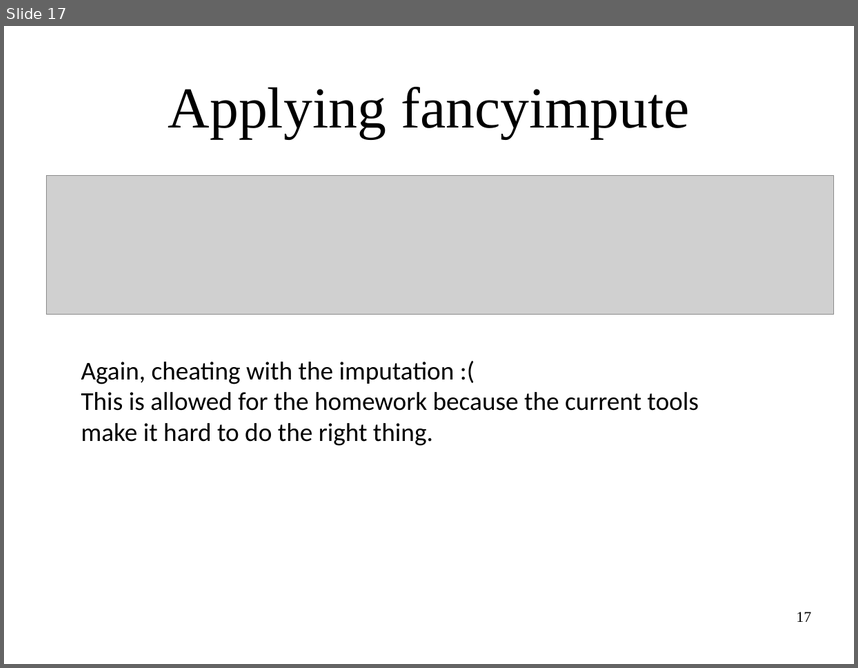
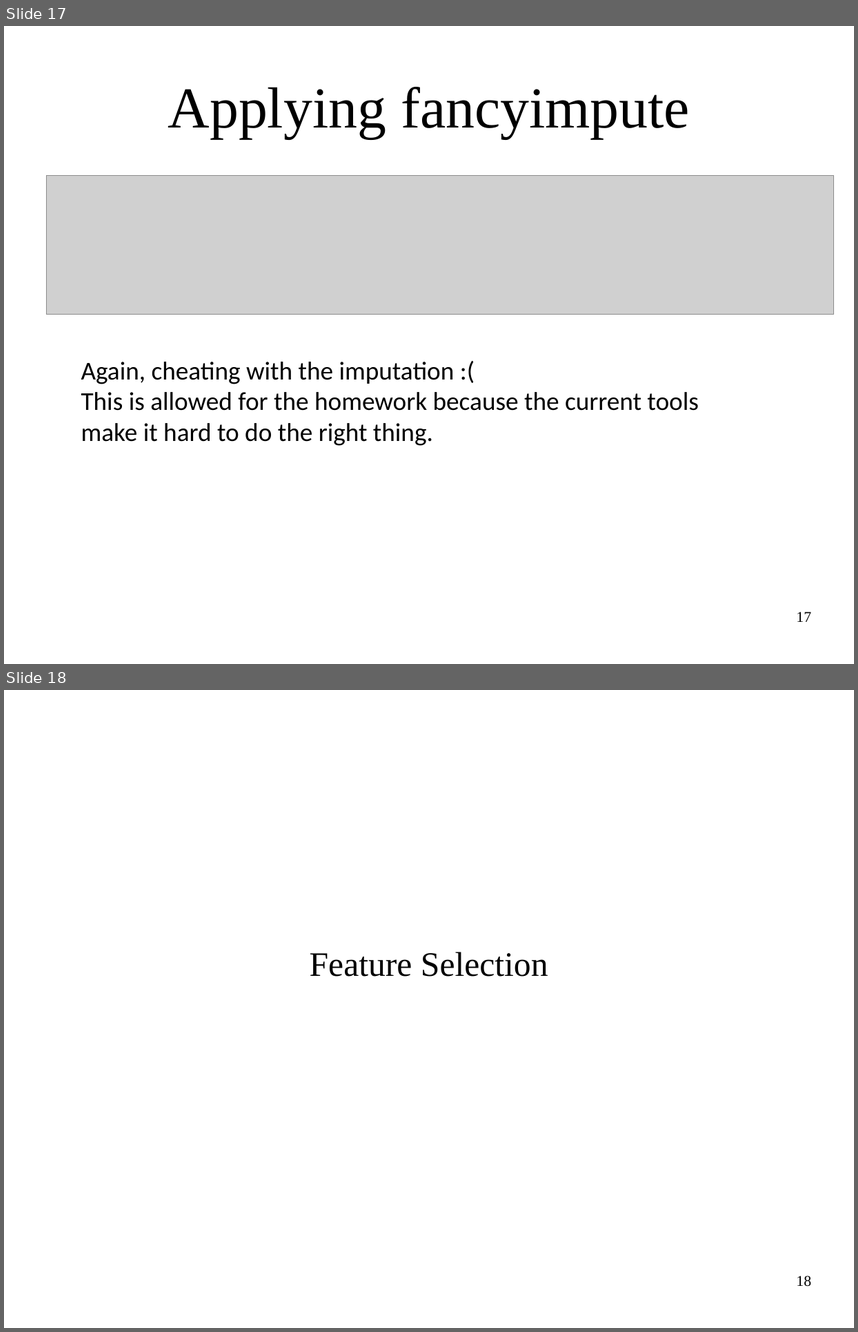
Before and after one commit to amueller/applied_ml_spring_2017, a slide deck: slides/aml-08-021317.odp. Shown one above the other, each under a label of ours: slide 17 before the commit, slides 17 and 18 after it. The pictures are 858x668 and 858x1332 pixels, drawn with LibreOffice and Linux fonts; fonts in the diff are those of the drawing; grey boxes stand for pictures. Boxes give left, top, right and bottom in pixels: in the first picture for what was removed or moved away, otherwise in the second. Text is boxed around its words. In the diff, an @@ line names an element or a change of style, - is before the commit and + after.

Commit message:
update slides and notebooks  for 08 - feature selection

```diff
--- a/slides/aml-08-021317.odp
+++ b/slides/aml-08-021317.odp
@@ slide 18 added at <box>4,690,854,1328</box>, background #FFFFFF @@
@@ subtitle added at <box>310,952,548,976</box>, 32 pt, text #000000 @@
+Feature Selection
@@ page number added at <box>796,1275,811,1286</box>, 14 pt, text #000000 @@
+18
```
Also in this commit, not shown: 14 other slides added, 1 other file.
